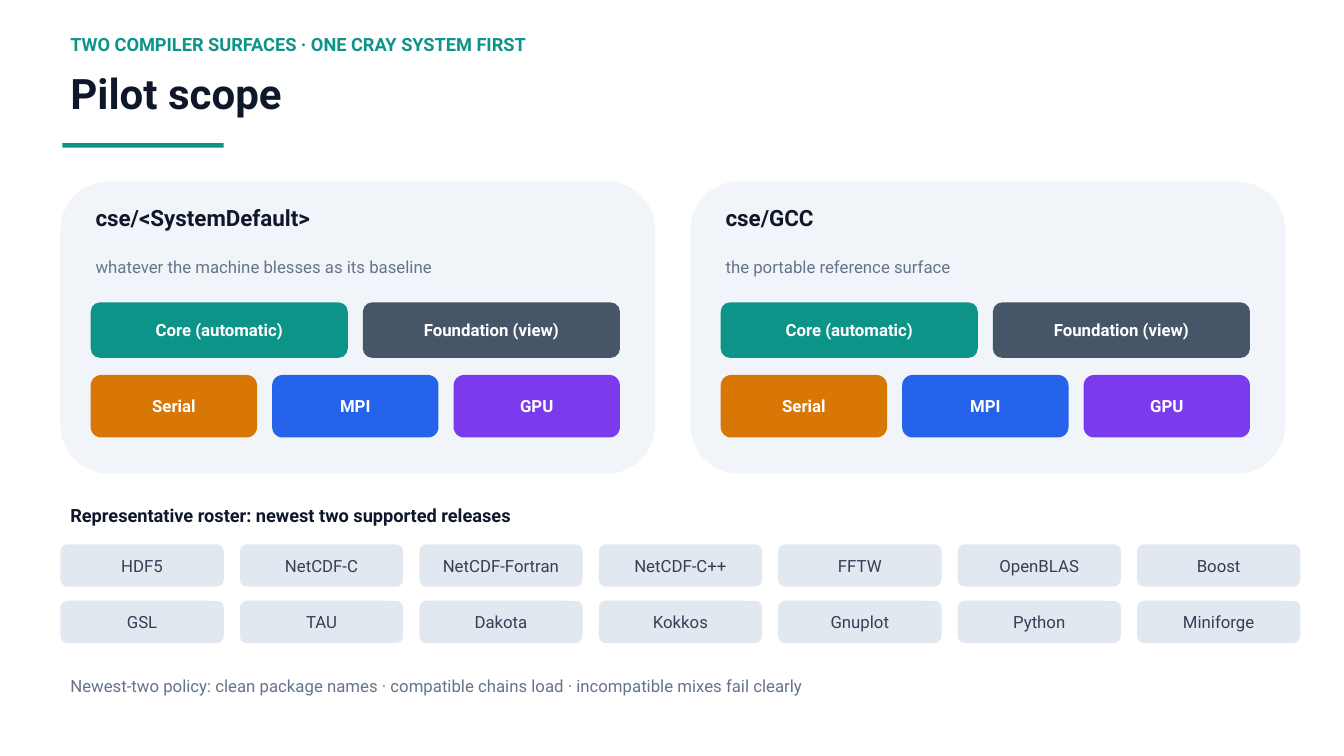
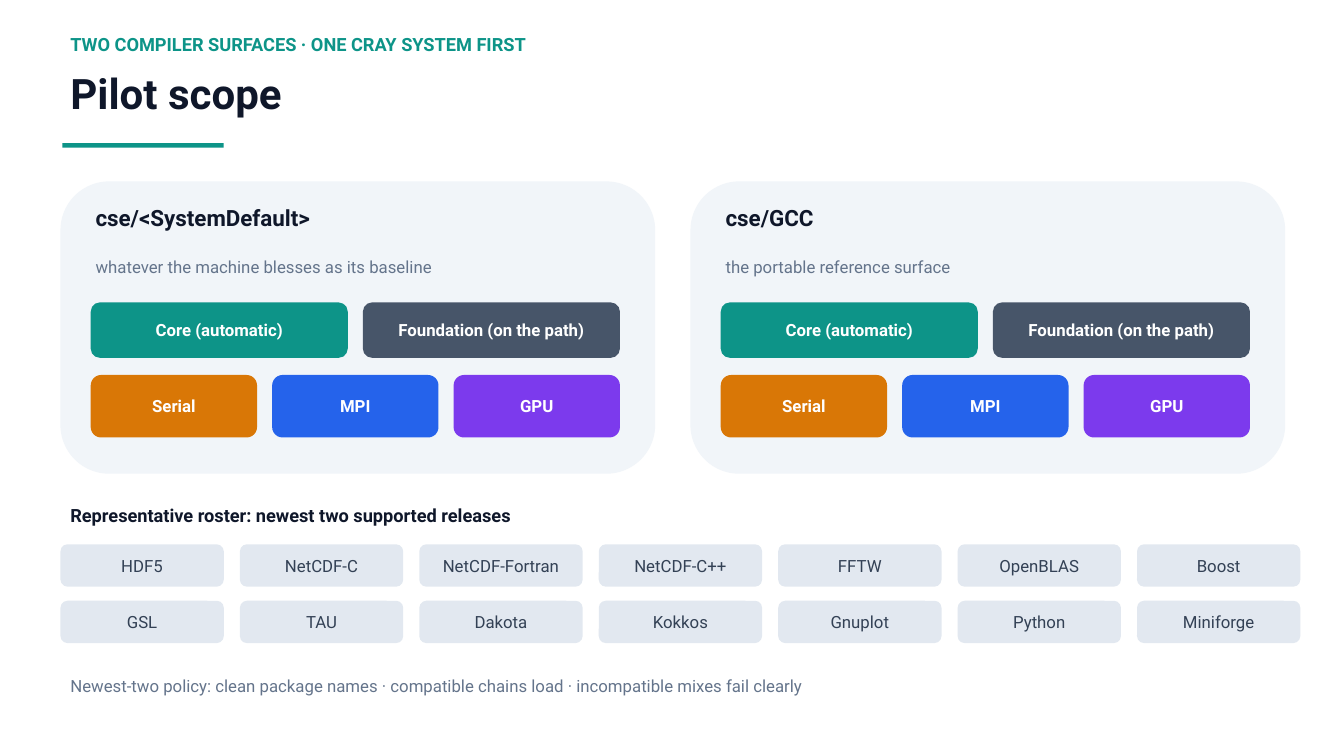
Before and after one commit to ray12514/stack-planning, a slide deck: slide 7 of presentations/cse_lanes_model.pptx. Drawn at 1344x756 pixels with LibreOffice and Linux fonts; fonts in the diff are those of the drawing. Boxes give left, top, right and bottom in pixels: in the first picture for what was removed or moved away, otherwise in the second. Text is boxed around its words. In the diff, an @@ line names an element or a change of style, - is before the commit and + after.

Commit message:
Define View in the SOP vocabulary; record the docs split; deck chip wording
View gets a plain-words vocabulary entry (one merged directory tree, like
one virtual install prefix; the surface puts its directories on the
search paths). Section 10 records that a user guide and a developer guide
are planned separately and the SOP stays at process level. The pilot
scope slide's Foundation chip says "on the path" instead of "view".

```diff
--- a/presentations/cse_lanes_model.pptx
+++ b/presentations/cse_lanes_model.pptx
@@ text in rounded rectangle at [398,323,584,340]: text changed @@
-Foundation (view)
+Foundation (on the path)
@@ text in rounded rectangle at [1028,323,1214,340]: text changed @@
-Foundation (view)
+Foundation (on the path)
```
Also in this commit, not shown: 2 other files.
